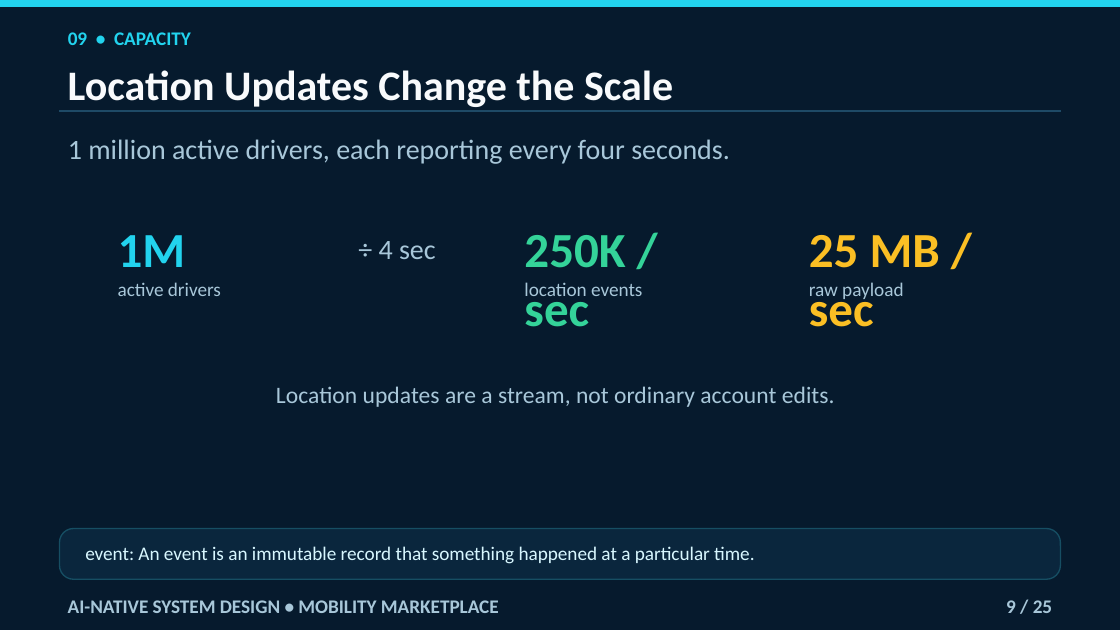
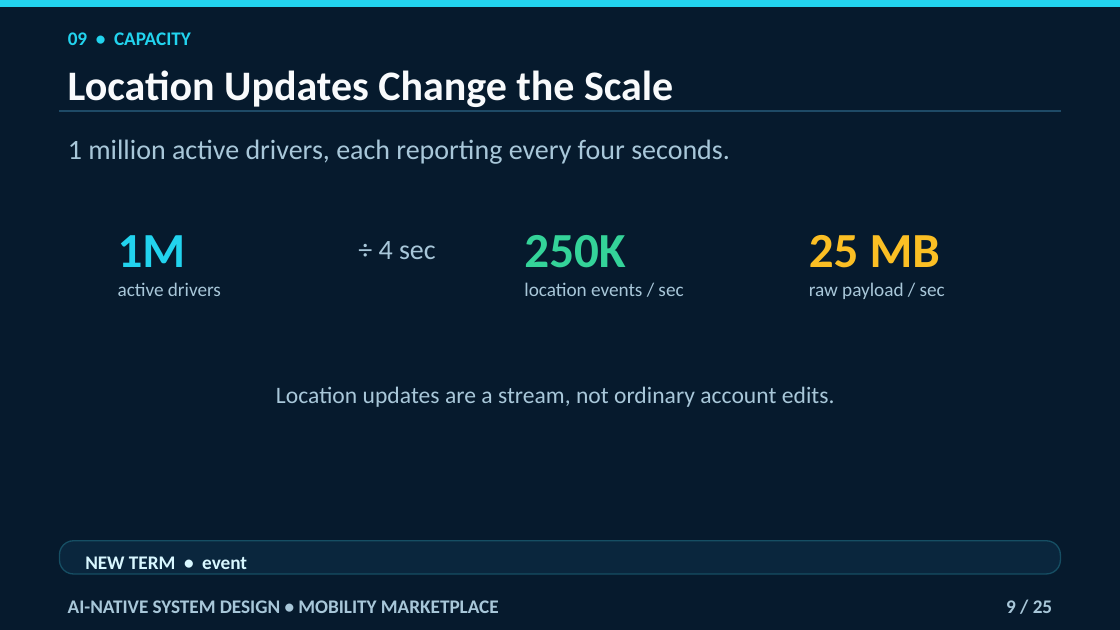
Before and after one commit to navaidya/learning, a slide deck: slide 9 of video/system-design/ai-native-mobility-marketplace/ai-native-mobility-marketplace.pptx. Drawn at 1120x630 pixels with LibreOffice and Linux fonts; fonts in the diff are those of the drawing. Boxes give left, top, right and bottom in pixels: in the first picture for what was removed or moved away, otherwise in the second. Text is boxed around its words. In the diff, an @@ line names an element or a change of style, - is before the commit and + after.

```diff
--- a/video/system-design/ai-native-mobility-marketplace/ai-native-mobility-marketplace.pptx
+++ b/video/system-design/ai-native-mobility-marketplace/ai-native-mobility-marketplace.pptx
@@ text at (x1=524, y1=235, x2=625, y2=268): text changed @@
-250K / sec
+250K
@@ text at (x1=809, y1=235, x2=940, y2=268): text changed @@
-25 MB / sec
+25 MB
@@ text at (x1=524, y1=282, x2=683, y2=296): text changed @@
-location events
+location events / sec
@@ text at (x1=809, y1=282, x2=945, y2=299): text changed @@
-raw payload
+raw payload / sec
@@ rounded rectangle resized from (x1=60, y1=528, x2=1061, y2=579) to (x1=60, y1=541, x2=1061, y2=575) @@
@@ rounded rectangle at (x1=60, y1=541, x2=1061, y2=575): proportions changed @@
@@ text at (x1=85, y1=556, x2=247, y2=569): text changed; bold on @@
-event: An event is an immutable record that something happened at a particular time.
+NEW TERM • event
```
Also in this commit, not shown: 24 other slides changed.
